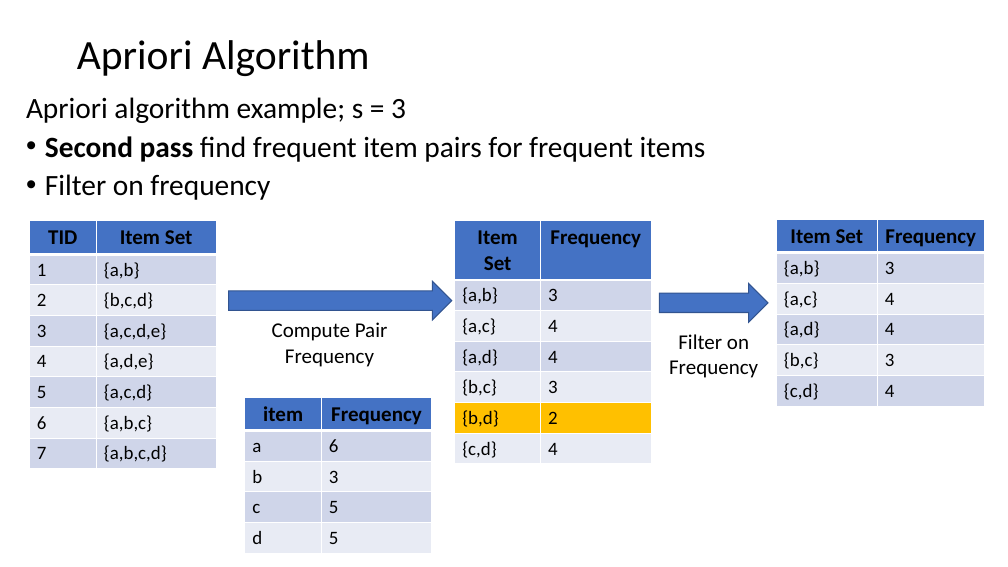
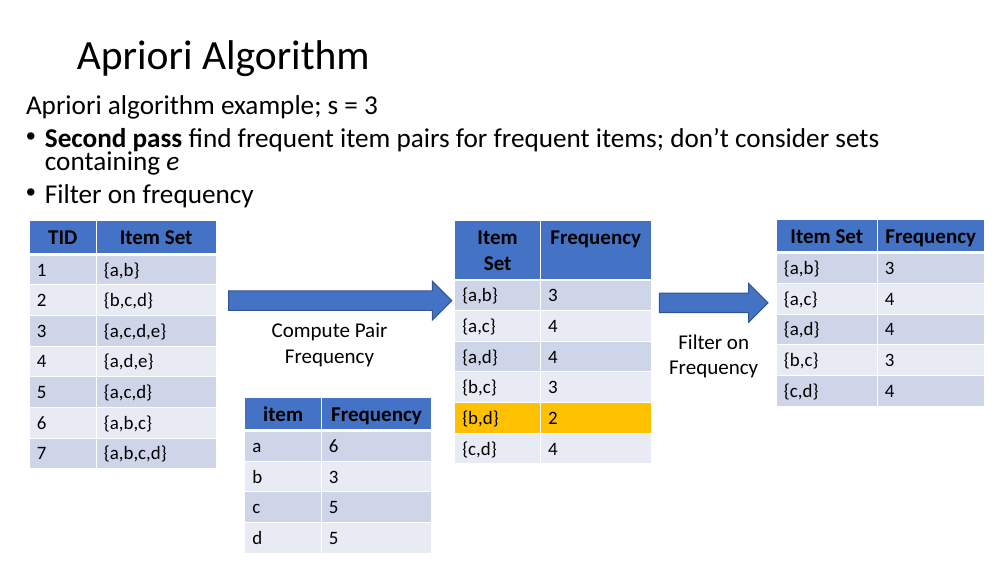
Before and after one commit to StephenElston/CSCI-E-108, a slide deck: slide 14 of slides/13_AssociationsFrequentItems.pptx. Drawn at 1008x567 pixels with LibreOffice and Linux fonts; fonts in the diff are those of the drawing. Boxes give left, top, right and bottom in pixels: in the first picture for what was removed or moved away, otherwise in the second. Text is boxed around its words. In the diff, an @@ line names an element or a change of style, - is before the commit and + after.

```diff
--- a/slides/13_AssociationsFrequentItems.pptx
+++ b/slides/13_AssociationsFrequentItems.pptx
@@ text at [26, 95, 378, 208]: size 28 to 25.9 pt in "Apriori algorithm example; s = 3", "Filter on frequency"; line spacing 0.8 to 0.7 @@
@@ text at [45, 128, 879, 175]: text changed; size 28 to 25.9 pt @@
-• Second pass find frequent item pairs for frequent items
+• Second pass find frequent item pairs for frequent items; don’t consider sets containing e
```
Also in this commit, not shown: 8 other slides changed.
